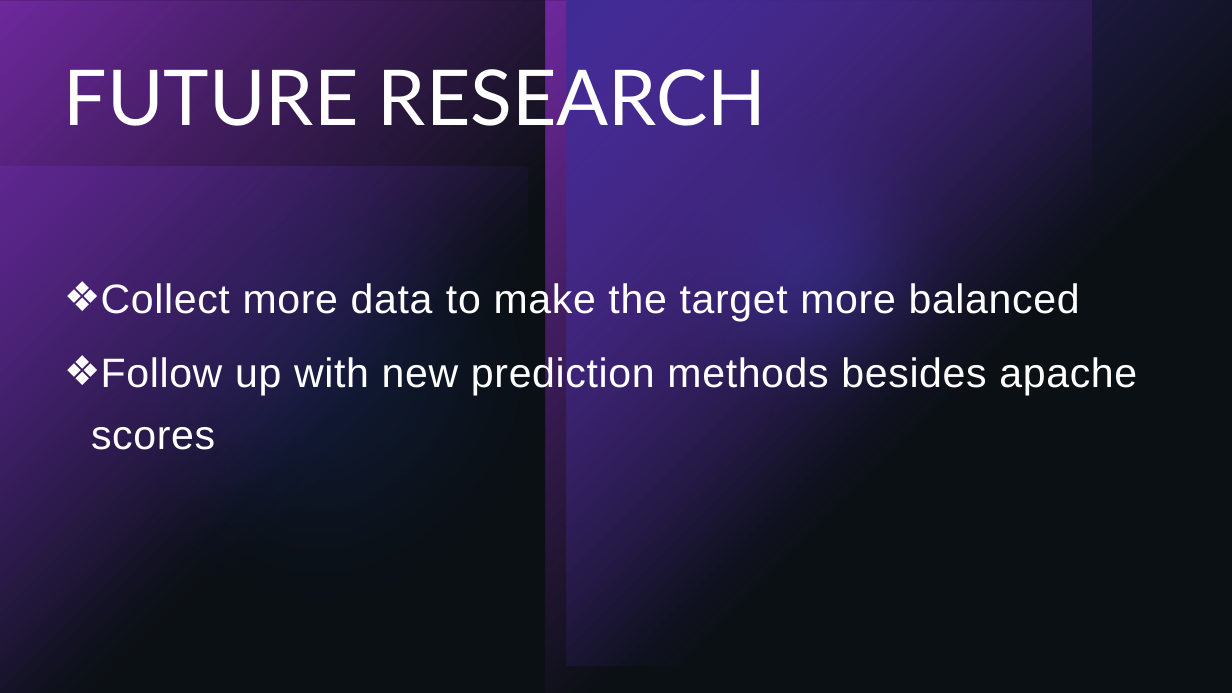
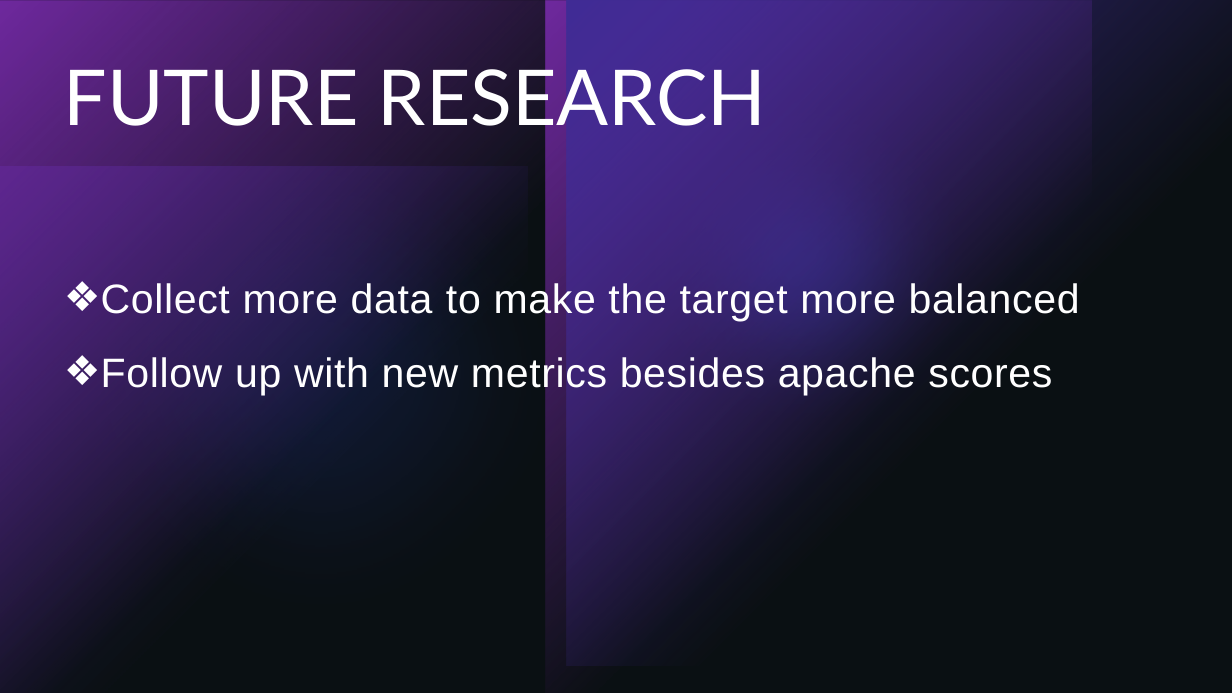
Before and after one commit to lovehideto/Springboard-files, a slide deck: slide 13 of capstone2/Presentation_Patient survival.pptx (slide 12 before the commit). Drawn at 1232x693 pixels with LibreOffice and Linux fonts; fonts in the diff are those of the drawing. Boxes give left, top, right and bottom in pixels: in the first picture for what was removed or moved away, otherwise in the second. Text is boxed around its words. In the diff, an @@ line names an element or a change of style, - is before the commit and + after.

```diff
--- a/capstone2/Presentation_Patient survival.pptx
+++ b/capstone2/Presentation_Patient survival.pptx
@@ text at (x1=101, y1=355, x2=1052, y2=396): text changed @@
-❖ Follow up with new prediction methods besides apache scores
+❖ Follow up with new metrics besides apache scores
```
Also in this commit, not shown: 1 other slide changed, 1 slide added.
